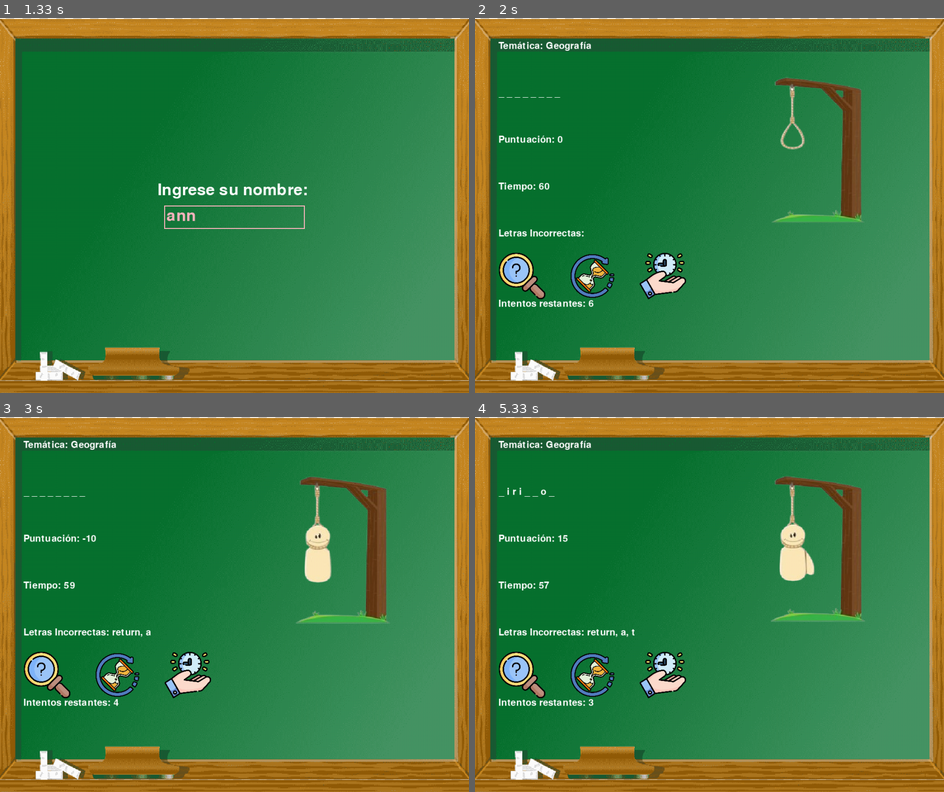
Above: before the commit, frames 1-4 (two rows, left to right).
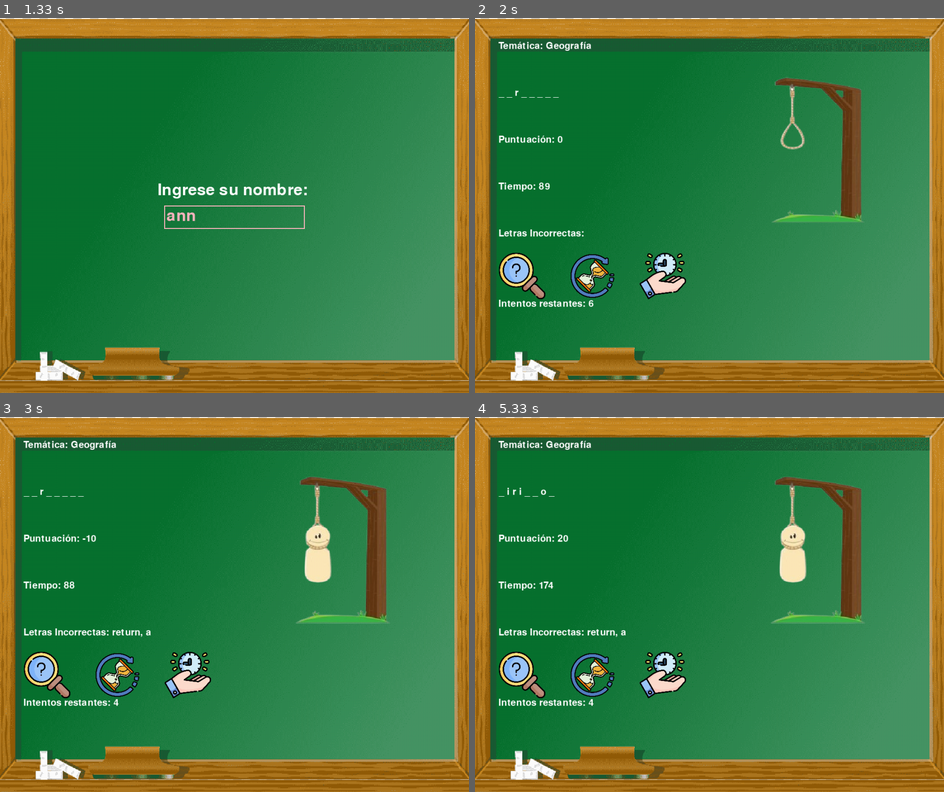
Above: after the commit, the same moments.

Repository: Jeronimo-Cordoba01/Pygame-Ahorcado
Game: pygame game, started from Juego/Main.py
Two runs of this game, one before a commit and one after it. Both use one fixed random seed, a clock stepped at 60 frames per second and the inputs below.
Inputs (mouse positions are in pixels of both pictures, inside the frame that each line leads up to):
- Up to frame 1 (1.33 s): click (234, 205) at 0.38 s; click (234, 216) at 0.72 s; type "ann" at 1 s
- Up to frame 2 (2 s): tap Enter at 1.33 s; click (521, 276) at 1.6 s; click (592, 276) at 1.93 s
- Up to frame 3 (3 s): tap Enter at 2.22, 2.68 s; type "a" at 2.55 s
- Up to frame 4 (5.33 s): click (662, 675) at 3.15 s; type "r" at 3.65 s; tap Enter at 3.78, 4.33, 4.88 s; type "o" at 4.2 s; type "i" at 4.75 s; type "t" at 5.3 s

Frame 1 is identical in both runs. In frame 2, less than 0.1% of the frame differs, in the area x 8-19%, y 19-46%; in frame 3, less than 0.1%; in frame 4, 0.8%, in the area x 13-84%, y 15-78%.

Commit message:
Reza Malena Reza

Diff:
--- a/Juego/Comodines.py
+++ b/Juego/Comodines.py
@@ -1,6 +1,6 @@
 import random
 
-#comodin descubrir_letra
+# Comodín descubrir letra
 def descubrir_letra(palabra, letras_adivinadas):
     letras_disponibles = list(filter(lambda letra: letra not in letras_adivinadas, palabra))
     if letras_disponibles:
@@ -8,12 +8,12 @@
         return letra
     return None
 
-#comodin tiempo extra
+# Comodín tiempo extra
 def tiempo_extra(tiempo_restante, tiempo_extra=30):
     return tiempo_restante + tiempo_extra
 
-#comodin multiplicar tiempo
-def multi_tiempo(tiempo_restante, palabra_encontrada, tiempo_transcurrido):
-    if tiempo_transcurrido <= 10 and palabra_encontrada:
+# Comodín multiplicar tiempo
+def multi_tiempo(tiempo_restante, tiempo_transcurrido):
+    if tiempo_transcurrido <= 10:
         return tiempo_restante * 2
     return tiempo_restante
--- a/Juego/Main.py
+++ b/Juego/Main.py
@@ -171,15 +171,16 @@
         mostrar_texto(f"Temática: {tematica}", (50, 50))
         mostrar_texto(palabra_mostrada, (50, 150))
         mostrar_texto(f"Puntuación: {puntuacion}", (50, 250))
-        mostrar_texto(f"Tiempo: {tiempo_restante}", (50, 350))
+        mostrar_texto(f"Tiempo: {round(tiempo_restante)}", (50, 350))
         mostrar_texto(f"Letras Incorrectas: {', '.join(letras_incorrectas)}", (50, 450))
         mostrar_texto(f"Intentos restantes: {intentos_restantes}", (50,600))
 
         pygame.display.flip()
 
         tiempo_actual = pygame.time.get_ticks()
-        tiempo_transcurrido = (tiempo_actual - tiempo_inicial) * 0.001
-        tiempo_restante = 60 - int(tiempo_transcurrido)
+        tiempo_transcurrido = (tiempo_actual - tiempo_inicial)  * 0.001
+        tiempo_restante -= tiempo_transcurrido
+        tiempo_inicial = tiempo_actual
         if tiempo_restante == 0:
             print("¡Se acabó el tiempo!")
             mostrar_mensaje_final(screen, pizarra, "¡Se acabo el tiempo!", palabra, ANCHO, ALTO )
@@ -223,17 +224,15 @@
             elif event.type == pygame.MOUSEBUTTONDOWN and event.button == 1:
                 pos = pygame.mouse.get_pos()
                 if comodin_letra_pos.collidepoint(pos) and not comodin_letra_usado:
-                    letra_descubierta = descubrir_letra("palabra", letras_adivinadas)  # Reemplazar "palabra" con la palabra real del juego
+                    letra_descubierta = descubrir_letra(palabra, letras_adivinadas)
                     if letra_descubierta:
                         letras_adivinadas.append(letra_descubierta)
                     comodin_letra_usado = True
                 elif comodin_tiempo_pos.collidepoint(pos) and not comodin_tiempo_extra_usado:
-                    tiempo_actual = tiempo_extra(tiempo_actual)
-                    print(f"Tiempo restante después de usar el comodín de tiempo extra: {tiempo_actual}")
+                    tiempo_restante = tiempo_extra(tiempo_restante)
                     comodin_tiempo_extra_usado = True
                 elif comodin_multiplicar_pos.collidepoint(pos) and not comodin_multiplicar_tiempo_usado and tiempo_transcurrido <= 10:
-                    tiempo_actual = multi_tiempo(tiempo_actual, letras_adivinadas, tiempo_transcurrido)
-                    print(f"Tiempo restante después de usar el comodín de multiplicar tiempo: {tiempo_actual}")
+                    tiempo_restante = multi_tiempo(tiempo_restante, tiempo_transcurrido)
                     comodin_multiplicar_tiempo_usado = True
 
         if set(palabra) <= set(letras_adivinadas):
@@ -245,7 +244,7 @@
             pygame.time.delay(4000)
             return
 
-        clock.tick()
+        clock.tick(30)
 
 # Ejecutar juego
 if __name__ == "__main__":
